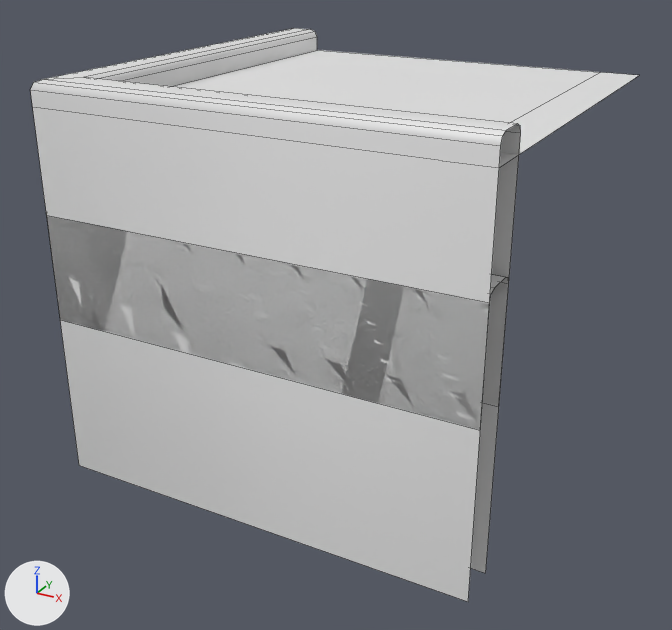
The FBX model Assets/000.Eeeeden/00-Fbxs/02-Factory/00-Rail/Rail-Main.fbx as it was, and as the next commit left it.
Before and after are seen from a camera (50 mm lens) standing at (0.967, -1.881, 1.236) and looking at (-0.026, -0.076, 0.334). Lighting does not change. The marker at lower left points along +X, +Y and +Z. Mesh edges are drawn as thin lines. Where no turn or scale is listed for an object, it has been applied to the vertices. Vertices at the same position are counted once.

The older version as bpy lines, for what is in view:
```python
me_rail_main = bpy.data.meshes.new('Rail-Main')
me_rail_main.from_pydata(...)  # 51 vertices, 24 faces; spans x -0.5..0.5, y -0.5..0.5, z 0.0..0.915
ob_rail_main = bpy.data.objects.new('Rail-Main', me_rail_main)
ob_rail_main.location = (0.0, 0.0, 0.0)
```
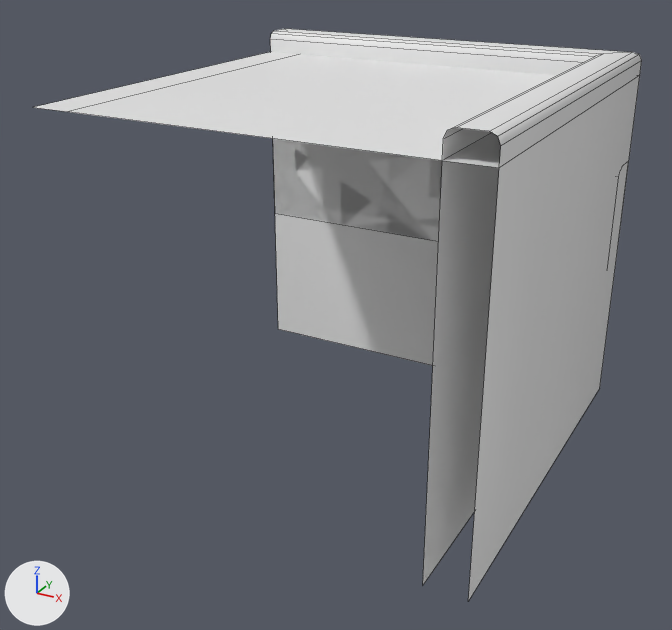
Changed parts and their boxes [x1, y1, x2, y2] in the pictures (672 x 630 px; the box of a moved part takes in the faces that stretch with it):
'Rail-Main', reshaped
    before: [30, 28, 639, 602]
    after: [34, 29, 642, 601]
part 1 of me_rail_main, moved or reshaped
    before: [30, 28, 521, 602]
    after: [270, 29, 642, 601]
part 2 of me_rail_main, moved or reshaped
    before: [172, 50, 639, 168]
    after: [34, 52, 557, 168]
part 3 of me_rail_main, moved or reshaped
    before: [47, 215, 509, 430]
    after: [273, 139, 442, 241]

The change, as a diff of the scene's bpy script:
```diff
--- a/Assets/000.Eeeeden/00-Fbxs/02-Factory/00-Rail/Rail-Main.fbx.py
+++ b/Assets/000.Eeeeden/00-Fbxs/02-Factory/00-Rail/Rail-Main.fbx.py
@@ me_rail_main @@
 me_rail_main.from_pydata(...)  # 51 vertices, 24 faces; spans x -0.5..0.5, y -0.5..0.5, z 0.0..0.915
 # used by ob_rail_main; location = (0.0, 0.0, 0.0)
+# me_rail_main part 1: the loose piece of 24 vertices spanning x -0.5..0.5, y -0.5..0.5, z 0.0..0.915 is turned 180 degrees about the z axis through its middle
+# me_rail_main part 2: the loose piece of 8 vertices spanning x -0.5..0.5, y -0.5..0.5, z 0.859 is turned 180 degrees about the z axis through its middle
+# me_rail_main part 3: the loose piece of 16 vertices spanning x -0.5..0.5, y -0.5..-0.404, z 0.384..0.649 is turned 180 degrees about the z axis through the mesh origin
```
